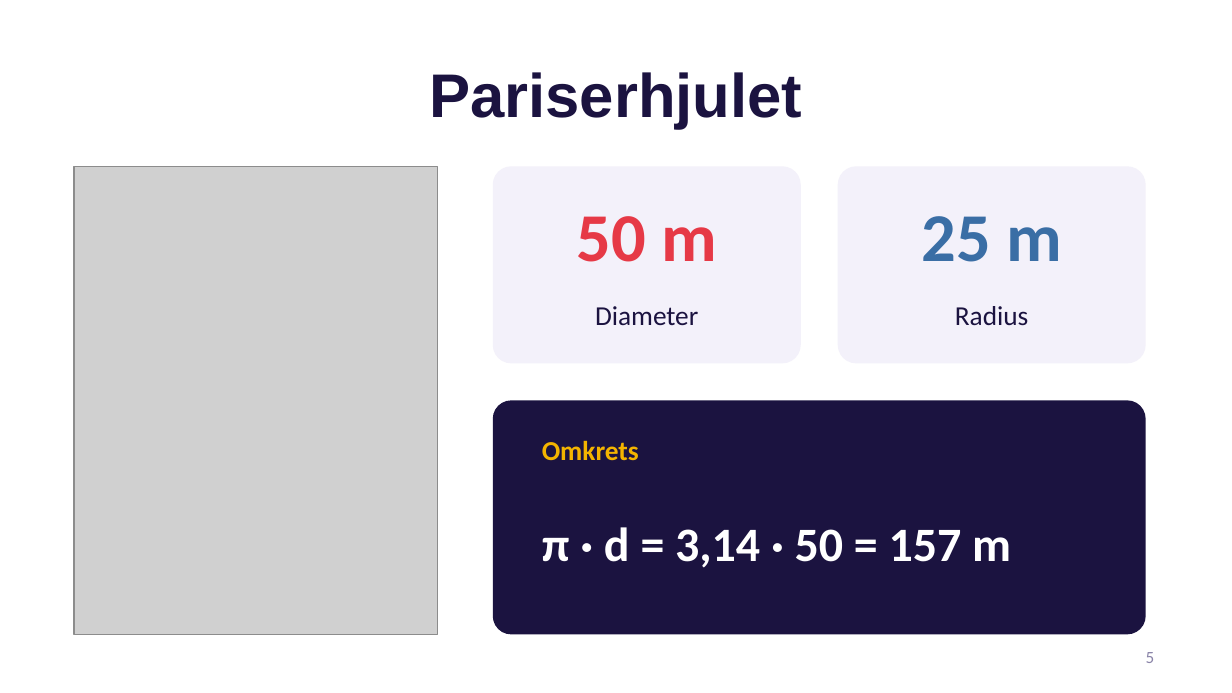
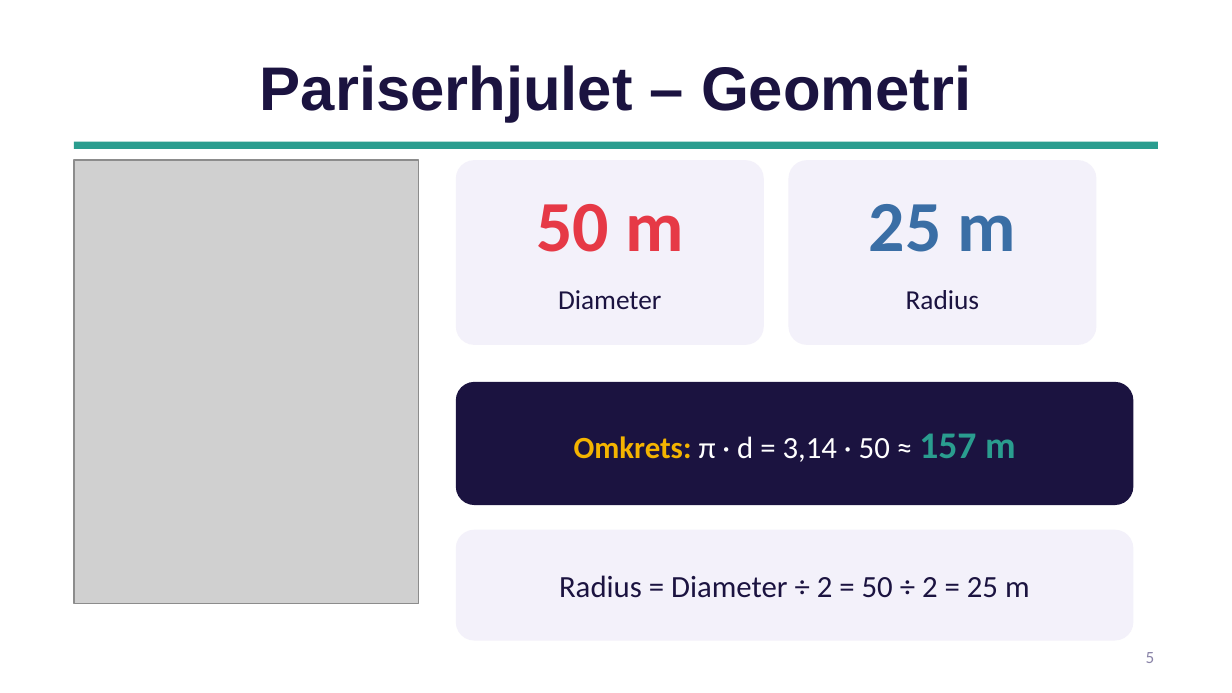
Before and after one commit to Cheatbaron/wizoxclientcloutai, a slide deck: slide 5 of Matematikk.pptx. Drawn at 1232x693 pixels with LibreOffice and Linux fonts; fonts in the diff are those of the drawing; grey boxes stand for pictures. Boxes give left, top, right and bottom in pixels: in the first picture for what was removed or moved away, otherwise in the second. Text is boxed around its words. In the diff, an @@ line names an element or a change of style, - is before the commit and + after.

```diff
--- a/Matematikk.pptx
+++ b/Matematikk.pptx
@@ title at [260, 65, 971, 122]: text changed @@
-Pariserhjulet
+Pariserhjulet – Geometri
@@ rectangle added at [74, 142, 1158, 149], fill #2A9D8F @@
@@ picture: place and size @@
-picture at [74, 166, 437, 634]
+picture at [74, 160, 419, 604]
@@ text "50 m": place and size @@
-text "50 m" at [577, 216, 717, 262]
+text "50 m" at [536, 204, 683, 252]
@@ text "50 m" at [536, 204, 683, 252]: size 40 to 42 pt @@
@@ rounded rectangle: place and size @@
-rounded rectangle at [493, 166, 801, 363]
+rounded rectangle at [456, 160, 764, 345]
@@ text "25 m" at [869, 204, 1016, 252]: size 40 to 42 pt @@
@@ text "25 m": place and size @@
-text "25 m" at [922, 216, 1062, 262]
+text "25 m" at [869, 204, 1016, 252]
@@ rounded rectangle: place and size @@
-rounded rectangle at [838, 166, 1146, 363]
+rounded rectangle at [788, 160, 1096, 345]
@@ text "Diameter": place and size @@
-text "Diameter" at [595, 306, 698, 325]
+text "Diameter" at [558, 290, 661, 309]
@@ text "Radius": place and size @@
-text "Radius" at [955, 306, 1028, 326]
+text "Radius" at [906, 290, 979, 310]
@@ proportions changed in 3 elements at [456, 160, 764, 345], [788, 160, 1096, 345], [456, 382, 1133, 505] @@
@@ rounded rectangle: place and size @@
-rounded rectangle at [493, 400, 1146, 634]
+rounded rectangle at [456, 382, 1133, 505]
@@ text removed at [542, 441, 639, 460] @@
-Omkrets
@@ text at [574, 433, 1016, 462]: text changed; size 28 to 18 pt @@
-π · d = 3,14 · 50 = 157 m
+Omkrets: π · d = 3,14 · 50 ≈ 157 m
@@ rounded rectangle added at [456, 530, 1133, 641], fill #F3F1FA @@
@@ text added at [559, 575, 1030, 598], 18 pt, text #1B1340 @@
+Radius = Diameter ÷ 2 = 50 ÷ 2 = 25 m
```
Also in this commit, not shown: 4 other slides changed, 5 slides added, 2 slides removed.
